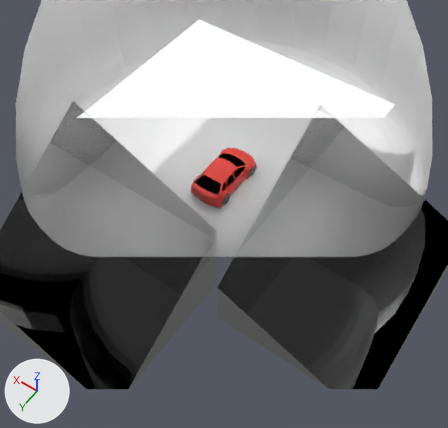
What one commit did to the Blender file Clase 3/59-coche.blend.
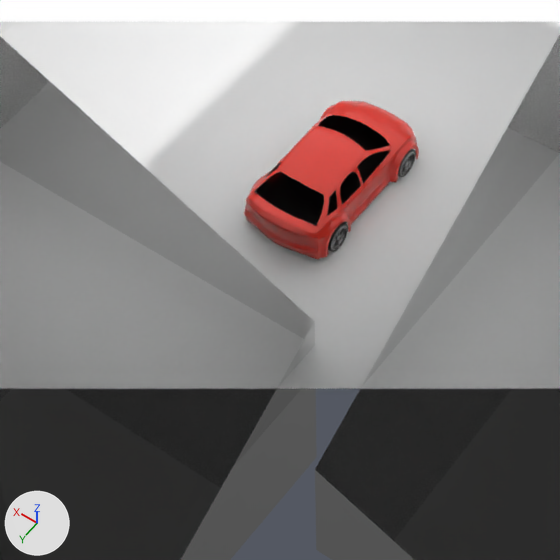
Each version appears first from a camera (50 mm lens) standing at (-36.1, 50.6, 70.5) and looking at (-3.6, 5.1, -1.1), and next in a close-up on the part from 22% to 69% of the width and 26% to 75% of the height. The axes (+X, +Y, +Z) are drawn at lower left. The lights are the same throughout. Everything nearer to the camera than a plane just in front of the edit is cut away.

Before the edit, the objects in view are built like this:
```python
mat_material_001 = principled_material('Material.001')
mat_material_001.base_color = (0.8, 0.0417, 0.0271)  # red #e73a2e
mat_material_001.roughness = 0.0
me_cube_001 = bpy.data.meshes.new('Cube.001')
me_cube_001.from_pydata(...)  # 268 vertices, 227 faces; spans x 0.0..2.84, y -5.66..5.76, z -0.66..2.89
me_cube_001.polygons.foreach_set('use_smooth', [True] * 227)
# faces by material slot: [188, 35, 2, 2]
me_cube_001.materials.append(mat_material_001)  # red #e73a2e
me_cube_001.materials.append(mat_material_004)
me_cube_001.materials.append(mat_material_005)  # black #191919
me_cube_001.materials.append(mat_material_007)  # white #e7e7e7
me_cube_005 = bpy.data.meshes.new('Cube.005')
me_cube_005.from_pydata(...)  # a box spanning x -1.0..1.0, y -1.0..1.0, z -1.0..1.0
me_cube_005.materials.append(mat_material_010)  # white #e7e7e7
me_plane = bpy.data.meshes.new('Plane')
me_plane.from_pydata([(-1.0, -1.0, 0.0), (1.0, -1.0, 0.0), (-1.0, 1.0, 0.0), (1.0, 1.0, 0.0)], [], [(0, 1, 3, 2)])
me_plane.materials.append(mat_material_006)  # white #ffffff
ob_cube = bpy.data.objects.new('Cube', me_cube_001)
ob_cube.location = (0.0, 0.0, 0.0)
_m = ob_cube.modifiers.new('Mirror', 'MIRROR')
_m.use_clip = True
_m = ob_cube.modifiers.new('Subdivision', 'SUBSURF')
_m.levels = 2
ob_cube_005 = bpy.data.objects.new('Cube.005', me_cube_005)
ob_cube_005.location = (6.57, 21.85, 0.0)
ob_cube_005.scale = (12.2, 12.2, 12.2)
ob_plane = bpy.data.objects.new('Plane', me_plane)
ob_plane.location = (0.0, 0.0, 10.88)
ob_plane.scale = (17.3, 17.3, 17.3)
# also in view: 'Cylinder.001' at (0.0, 0.0, 13.7); 'Cube.004' at (-21.5, 2.3, 0.0)
```
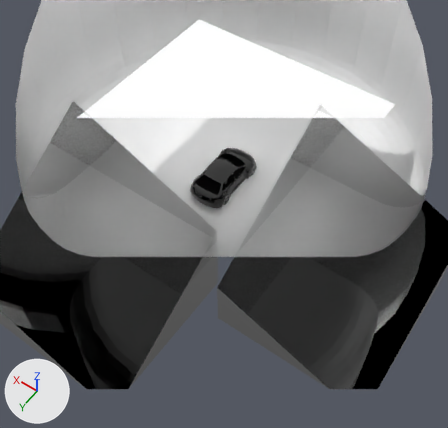
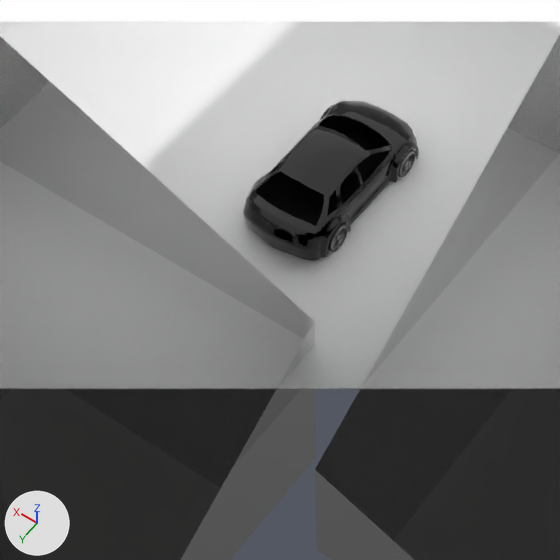
The edits, one by one:
Material 'Material.001' (mat_material_001) changes colour from red #e73a2e to black #000000; in linear values from (0.8, 0.0417, 0.0271) to (0.0, 0.0, 0.0).
me_cube_001 has 268 vertices, 227 faces and spans x 0.0..2.84, y -5.66..5.76, z -0.66..2.89.
me_cube_001 is used by ob_cube; location (0.0, 0.0, 0.0).
me_cube_001 part 1: all 3 vertices in x 0.0..2.24, y 5.0..5.44, z -0.66 are moved by (0.0, 0.31, 0.0).
me_cube_001 part 2: the 1 vertex in x 0.93, y 5.41, z 0.23 is moved by (0.0, 0.6, 0.62).
me_cube_001 part 3: the 1 vertex in x 2.26, y 4.99, z 0.24 is moved by (0.0, 0.65, 0.42).

What differs and where, as boxes (x1, y1, x2, y2) in the close-ups (560 x 560 px; the box of a moved part takes in the faces that stretch with it):
'Cube', recoloured, reshaped (red to black): before (244, 101, 419, 259); after (243, 101, 419, 261)
part 1 of me_cube_001, moved or reshaped: before (245, 215, 318, 259); after (246, 222, 317, 261)
part 2 of me_cube_001, moved or reshaped: before (260, 216, 291, 246); after (255, 215, 287, 249)
part 3 of me_cube_001, moved or reshaped: before (244, 201, 318, 254); after (243, 201, 317, 255)
